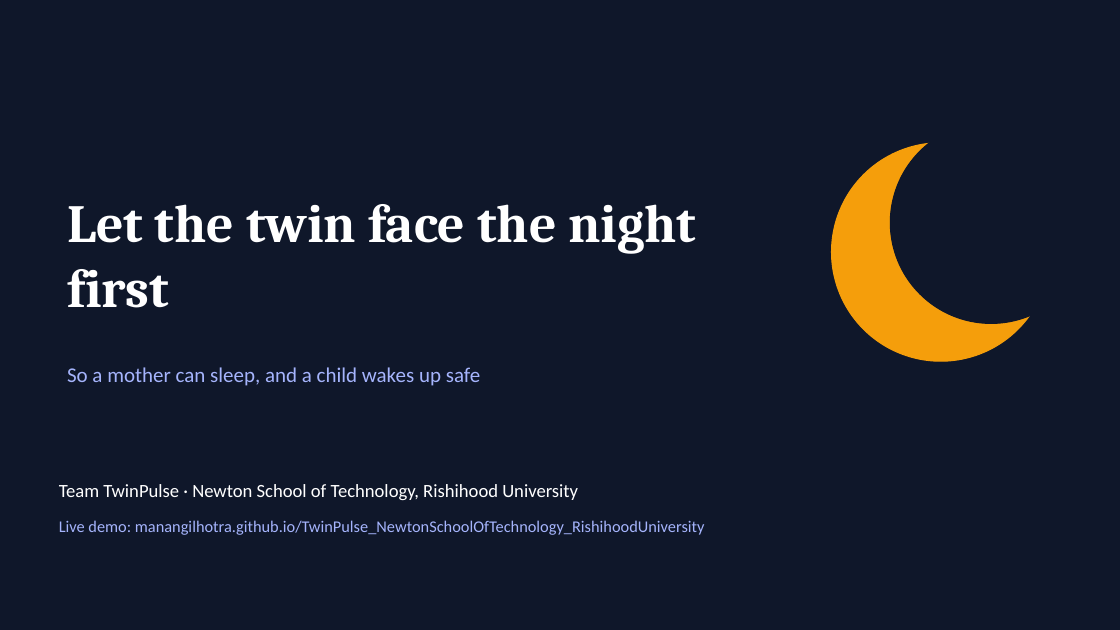
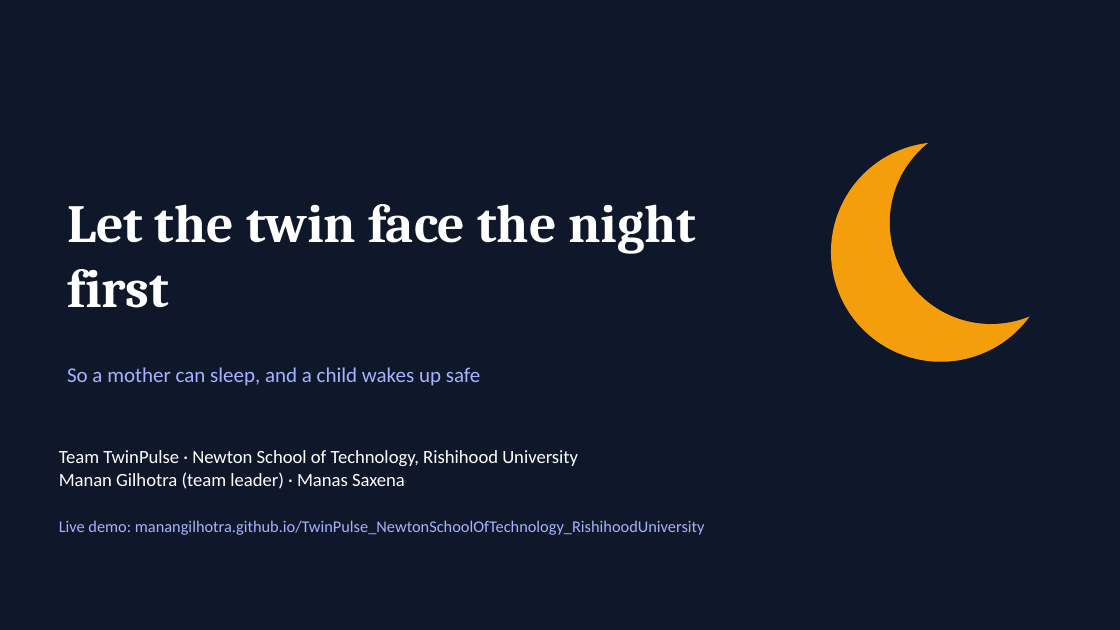
Before and after one commit to MananGilhotra/TwinPulse_NewtonSchoolOfTechnology_RishihoodUniversity, a slide deck: slide 18 of docs/TwinPulse_Presentation.pptx. Drawn at 1120x630 pixels with LibreOffice and Linux fonts; fonts in the diff are those of the drawing. Boxes give left, top, right and bottom in pixels: in the first picture for what was removed or moved away, otherwise in the second. Text is boxed around its words. In the diff, an @@ line names an element or a change of style, - is before the commit and + after.

Commit message:
Add team members: Manan Gilhotra (leader), Manas Saxena

```diff
--- a/docs/TwinPulse_Presentation.pptx
+++ b/docs/TwinPulse_Presentation.pptx
@@ text "Team TwinPulse · Newton School ...": place and size @@
-text "Team TwinPulse · Newton School ..." at <box>59,484,578,500</box>
+text "Team TwinPulse · Newton School ..." at <box>59,450,578,489</box>
@@ text at <box>59,472,405,489</box>: paragraph added @@
+Manan Gilhotra (team leader) · Manas Saxena
```
Also in this commit, not shown: 3 other slides changed, 3 other files.
